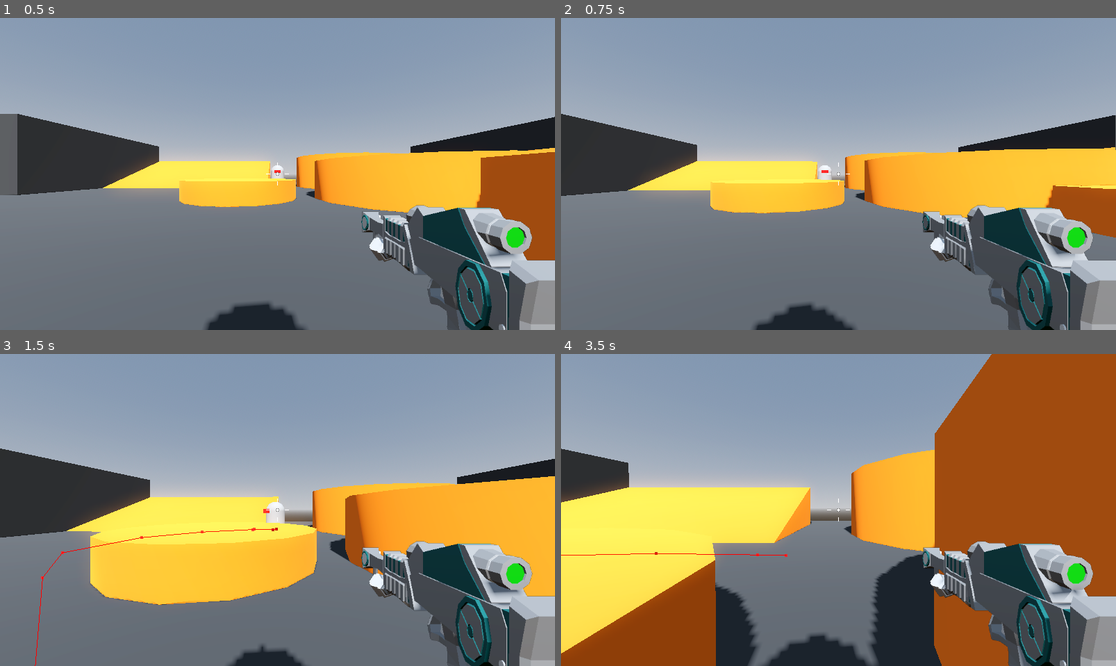
Above: before the commit, frames 1-4 (two rows, left to right).
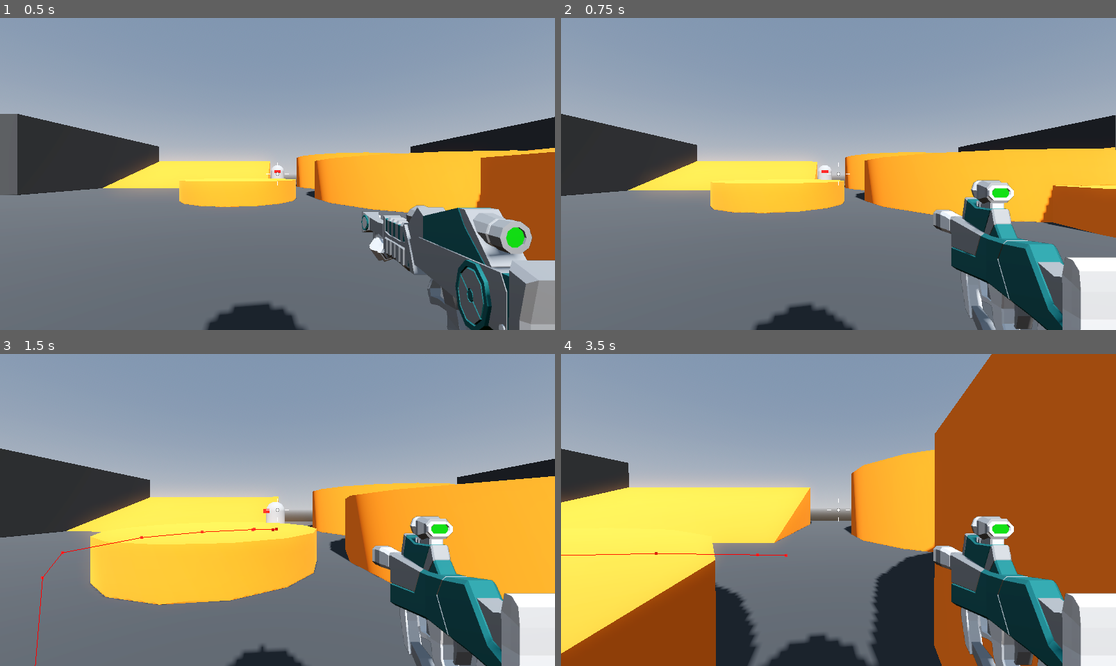
Above: after the commit, the same moments.

Repository: niamh-d/godot-3d-fps
Game: Godot game, scene res://Levels/sandbox.tscn
The game is run twice, just before and just after one commit, with the same random seed, the same clock (stepped at 60 frames per second) and the same inputs.
Inputs (mouse positions are in pixels of both pictures, inside the frame that each line leads up to):
- Up to frame 1 (0.5 s): no input
- Up to frame 2 (0.75 s): tap Enter at 0.5 s; move the mouse to (866, 174) at 0.52 s; hold W (move_forward) from 0.53 s (still down); hold Mouse wheel down (last_weapon, bound only after the commit) from 0.53 s (still down)
- Up to frame 3 (1.5 s): keep holding W (move_forward); tap Space (jump) at 0.77 s; tap Mouse wheel up (next_weapon, bound only after the commit) at 0.8, 1.35 s; move the mouse to (249, 510) at 1.27 s; release Mouse wheel down (last_weapon, bound only after the commit) at 1.28 s
- Up to frame 4 (3.5 s): keep holding W (move_forward); tap Space (jump) at 1.52, 3.02 s; tap Mouse wheel down (last_weapon, bound only after the commit) at 1.55, 3.05 s; move the mouse to (849, 503) at 2.02 s; press the mouse at (849, 503) at 2.03 s; tap Mouse wheel up (next_weapon, bound only after the commit) at 2.3 s; move the mouse to (832, 516) at 2.77 s; release the mouse at (832, 516) at 2.78 s; tap 1 (weapon_1) at 2.85 s

Frame 1 is identical in both runs. In frame 2, 9.8% of the frame differs, in the area x 65-100%, y 51-100%; in frame 3, 9.9%; in frame 4, 10%.

Commit message:
player can cycle through weapons by scrolling mouse wheel

Diff:
--- a/Player/player.tscn
+++ b/Player/player.tscn
@@ -12,6 +12,33 @@
 [sub_resource type="CapsuleMesh" id="CapsuleMesh_x4edi"]
 
 [sub_resource type="CapsuleShape3D" id="CapsuleShape3D_qe67t"]
+
+[sub_resource type="Animation" id="Animation_x2uhj"]
+length = 0.001
+tracks/0/type = "value"
+tracks/0/imported = false
+tracks/0/enabled = true
+tracks/0/path = NodePath(".:scale")
+tracks/0/interp = 1
+tracks/0/loop_wrap = true
+tracks/0/keys = {
+"times": PackedFloat32Array(0),
+"transitions": PackedFloat32Array(1),
+"update": 0,
+"values": [Vector2(1, 1)]
+}
+tracks/1/type = "value"
+tracks/1/imported = false
+tracks/1/enabled = true
+tracks/1/path = NodePath(".:modulate")
+tracks/1/interp = 1
+tracks/1/loop_wrap = true
+tracks/1/keys = {
+"times": PackedFloat32Array(0),
+"transitions": PackedFloat32Array(1),
+"update": 0,
+"values": [Color(1, 1, 1, 0)]
+}
 
 [sub_resource type="Animation" id="Animation_ml8tl"]
 resource_name = "take_damage"
@@ -40,33 +67,6 @@
 "transitions": PackedFloat32Array(-2, -2),
 "update": 0,
 "values": [Color(1, 1, 1, 1), Color(1, 1, 1, 0)]
-}
-
-[sub_resource type="Animation" id="Animation_x2uhj"]
-length = 0.001
-tracks/0/type = "value"
-tracks/0/imported = false
-tracks/0/enabled = true
-tracks/0/path = NodePath(".:scale")
-tracks/0/interp = 1
-tracks/0/loop_wrap = true
-tracks/0/keys = {
-"times": PackedFloat32Array(0),
-"transitions": PackedFloat32Array(1),
-"update": 0,
-"values": [Vector2(1, 1)]
-}
-tracks/1/type = "value"
-tracks/1/imported = false
-tracks/1/enabled = true
-tracks/1/path = NodePath(".:modulate")
-tracks/1/interp = 1
-tracks/1/loop_wrap = true
-tracks/1/keys = {
-"times": PackedFloat32Array(0),
-"transitions": PackedFloat32Array(1),
-"update": 0,
-"values": [Color(1, 1, 1, 0)]
 }
 
 [sub_resource type="AnimationLibrary" id="AnimationLibrary_d6ik4"]
@@ -130,6 +130,7 @@
 anchor_bottom = 1.0
 grow_horizontal = 2
 grow_vertical = 2
+mouse_filter = 2
 
 [node name="Crosshair" type="Control" parent="CenterContainer"]
 layout_mode = 2
@@ -143,6 +144,7 @@
 grow_horizontal = 2
 grow_vertical = 2
 pivot_offset = Vector2(576, 324)
+mouse_filter = 2
 texture = ExtResource("5_j4ung")
 
 [node name="DamageAnimationPlayer" type="AnimationPlayer" parent="DamageTexture"]
--- a/Player/weapon_handler.gd
+++ b/Player/weapon_handler.gd
@@ -11,6 +11,10 @@
 		equip(weapon_1)
 	elif event.is_action_pressed("weapon_2"):
 		equip(weapon_2)
+	elif event.is_action_pressed("next_weapon"):
+		next_weapon()
+	elif event.is_action_pressed("last_weapon"):
+		previous_weapon()
 
 func equip(active_weapon: HitScanWeapon) -> void:
 	for child in get_children():
@@ -20,3 +24,20 @@
 		else:
 			child.visible = false
 			child.set_process(false)
+
+func next_weapon() -> void:
+	equip_by_index(1)
+
+func previous_weapon() -> void:
+	equip_by_index(-1)
+
+func equip_by_index(index_modifier) -> void:
+	var index = get_current_index()
+	index = wrapi(index + index_modifier, 0, get_child_count())
+	equip(get_child(index))
+
+func get_current_index() -> int:
+	for index in get_child_count():
+		if get_child(index).visible:
+			return index
+	return 0
--- a/project.godot
+++ b/project.godot
@@ -70,3 +70,13 @@
 "events": [Object(InputEventKey,"resource_local_to_scene":false,"resource_name":"","device":-1,"window_id":0,"alt_press …(191 unchanged characters)…
 ]
 }
+next_weapon={
+"deadzone": 0.5,
+"events": [Object(InputEventMouseButton,"resource_local_to_scene":false,"resource_name":"","device":-1,"window_id":0,"alt_pressed":false,"shift_pressed":false,"ctrl_pressed":false,"meta_pressed":false,"button_mask":8,"position":Vector2(553, 45),"global_position":Vector2(572, 136),"factor":0.0300018,"button_index":4,"canceled":false,"pressed":true,"double_click":false,"script":null)
+]
+}
+last_weapon={
+"deadzone": 0.5,
+"events": [Object(InputEventMouseButton,"resource_local_to_scene":false,"resource_name":"","device":-1,"window_id":0,"alt_pressed":false,"shift_pressed":false,"ctrl_pressed":false,"meta_pressed":false,"button_mask":16,"position":Vector2(297, 37),"global_position":Vector2(316, 128),"factor":0.0300018,"button_index":5,"canceled":false,"pressed":true,"double_click":false,"script":null)
+]
+}
